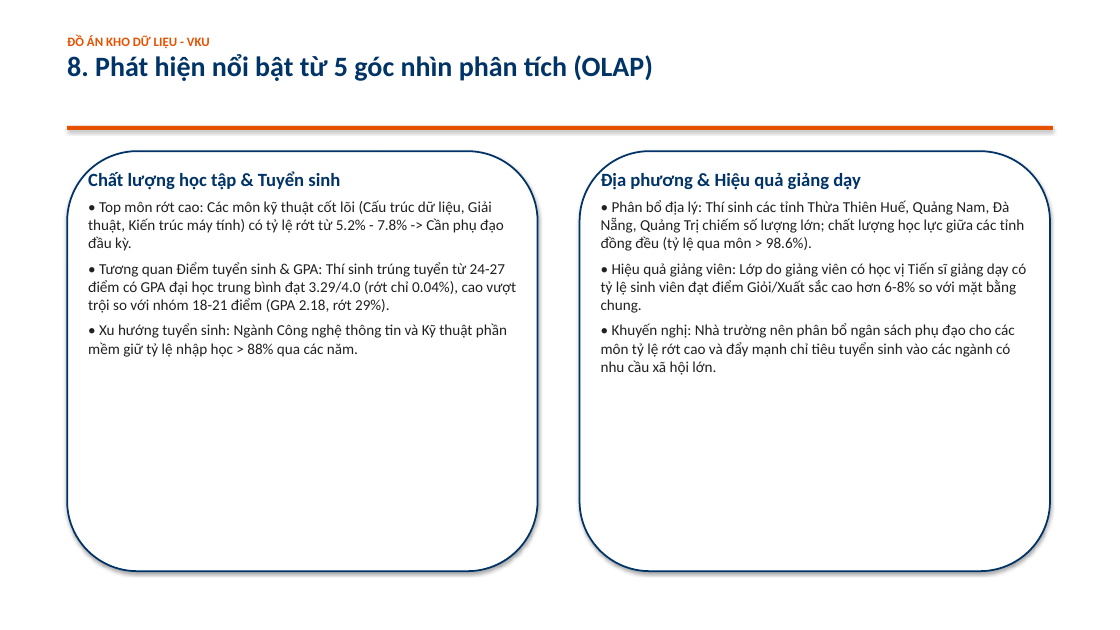
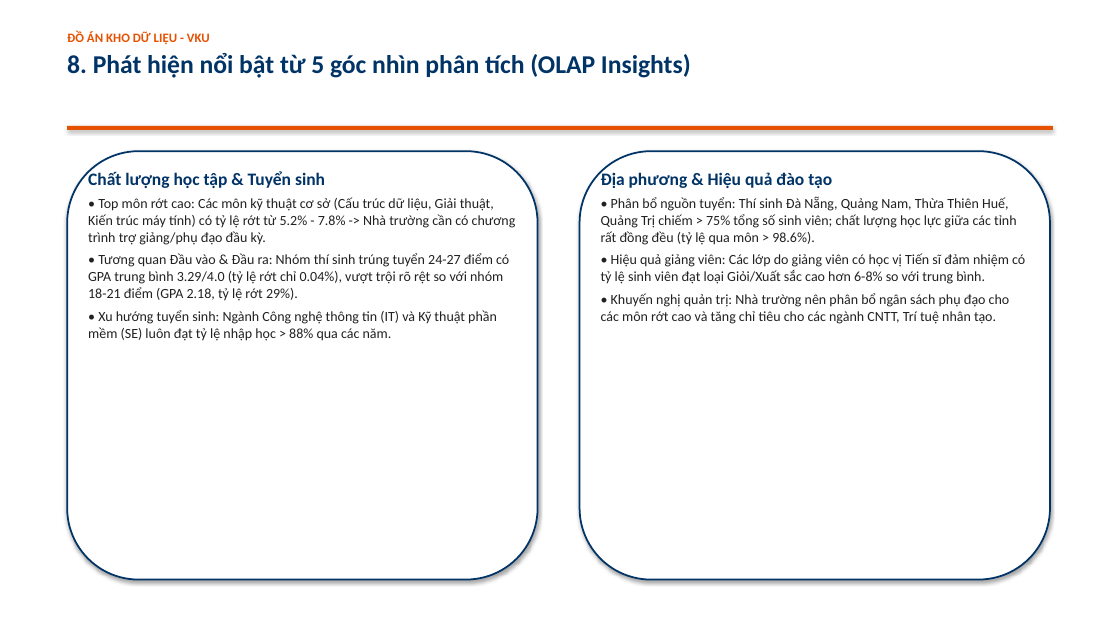
Before and after one commit to Hoang-tap-lap-trinh/Kho_du_lieu, a slide deck: slide 9 of docs/Slide_Thuyet_Trinh_Kho_du_lieu.pptx. Drawn at 1120x630 pixels with LibreOffice and Linux fonts; fonts in the diff are those of the drawing. Boxes give left, top, right and bottom in pixels: in the first picture for what was removed or moved away, otherwise in the second. Text is boxed around its words. In the diff, an @@ line names an element or a change of style, - is before the commit and + after.

```diff
--- a/docs/Slide_Thuyet_Trinh_Kho_du_lieu.pptx
+++ b/docs/Slide_Thuyet_Trinh_Kho_du_lieu.pptx
@@ text at (x1=67, y1=53, x2=691, y2=78): text changed; size 24 to 22 pt @@
-8. Phát hiện nổi bật từ 5 góc nhìn phân tích (OLAP)
+8. Phát hiện nổi bật từ 5 góc nhìn phân tích (OLAP Insights)
@@ rounded rectangle resized from (x1=67, y1=151, x2=538, y2=571) to (x1=67, y1=151, x2=538, y2=580) @@
@@ text at (x1=88, y1=171, x2=325, y2=188): size 16 to 15 pt in "Chất lượng học tập & Tuyển sinh" @@
@@ rounded rectangle resized from (x1=580, y1=151, x2=1050, y2=571) to (x1=580, y1=151, x2=1050, y2=580) @@
@@ text at (x1=601, y1=171, x2=1025, y2=324): text changed; size 13 to 12 pt @@
-Địa phương & Hiệu quả giảng dạy
-• Phân bổ địa lý: Thí sinh các tỉnh Thừa Thiên Huế, Quảng Nam, Đà Nẵng, Quảng Trị chiếm số lượng lớn; chất lượng học lực giữa các tỉnh đồng đều (tỷ lệ qua môn > 98.6%).
-• Hiệu quả giảng viên: Lớp do giảng viên có học vị Tiến sĩ giảng dạy có tỷ lệ sinh viên đạt điểm Giỏi/Xuất sắc cao hơn 6-8% so với mặt bằng chung.
-• Khuyến nghị: Nhà trường nên phân bổ ngân sách phụ đạo cho các môn tỷ lệ rớt cao và đẩy mạnh chỉ tiêu tuyển sinh vào các ngành có nhu cầu xã hội lớn.
+Địa phương & Hiệu quả đào tạo
+• Phân bổ nguồn tuyển: Thí sinh Đà Nẵng, Quảng Nam, Thừa Thiên Huế, Quảng Trị chiếm > 75% tổng số sinh viên; chất lượng học lực giữa các tỉnh rất đồng đều (tỷ lệ qua môn > 98.6%).
+• Hiệu quả giảng viên: Các lớp do giảng viên có học vị Tiến sĩ đảm nhiệm có tỷ lệ sinh viên đạt loại Giỏi/Xuất sắc cao hơn 6-8% so với trung bình.
+• Khuyến nghị quản trị: Nhà trường nên phân bổ ngân sách phụ đạo cho các môn rớt cao và tăng chỉ tiêu cho các ngành CNTT, Trí tuệ nhân tạo.
@@ text at (x1=88, y1=197, x2=516, y2=341): text changed; size 13 to 12 pt @@
-• Top môn rớt cao: Các môn kỹ thuật cốt lõi (Cấu trúc dữ liệu, Giải thuật, Kiến trúc máy tính) có tỷ lệ rớt từ 5.2% - 7.8% -> Cần phụ đạo đầu kỳ.
-• Tương quan Điểm tuyển sinh & GPA: Thí sinh trúng tuyển từ 24-27 điểm có GPA đại học trung bình đạt 3.29/4.0 (rớt chỉ 0.04%), cao vượt trội so với nhóm 18-21 điểm (GPA 2.18, rớt 29%).
-• Xu hướng tuyển sinh: Ngành Công nghệ thông tin và Kỹ thuật phần mềm giữ tỷ lệ nhập học > 88% qua các năm.
+• Top môn rớt cao: Các môn kỹ thuật cơ sở (Cấu trúc dữ liệu, Giải thuật, Kiến trúc máy tính) có tỷ lệ rớt từ 5.2% - 7.8% -> Nhà trường cần có chương trình trợ giảng/phụ đạo đầu kỳ.
+• Tương quan Đầu vào & Đầu ra: Nhóm thí sinh trúng tuyển 24-27 điểm có GPA trung bình 3.29/4.0 (tỷ lệ rớt chỉ 0.04%), vượt trội rõ rệt so với nhóm 18-21 điểm (GPA 2.18, tỷ lệ rớt 29%).
+• Xu hướng tuyển sinh: Ngành Công nghệ thông tin (IT) và Kỹ thuật phần mềm (SE) luôn đạt tỷ lệ nhập học > 88% qua các năm.
```
Also in this commit, not shown: 12 other slides changed, 9 other files.
